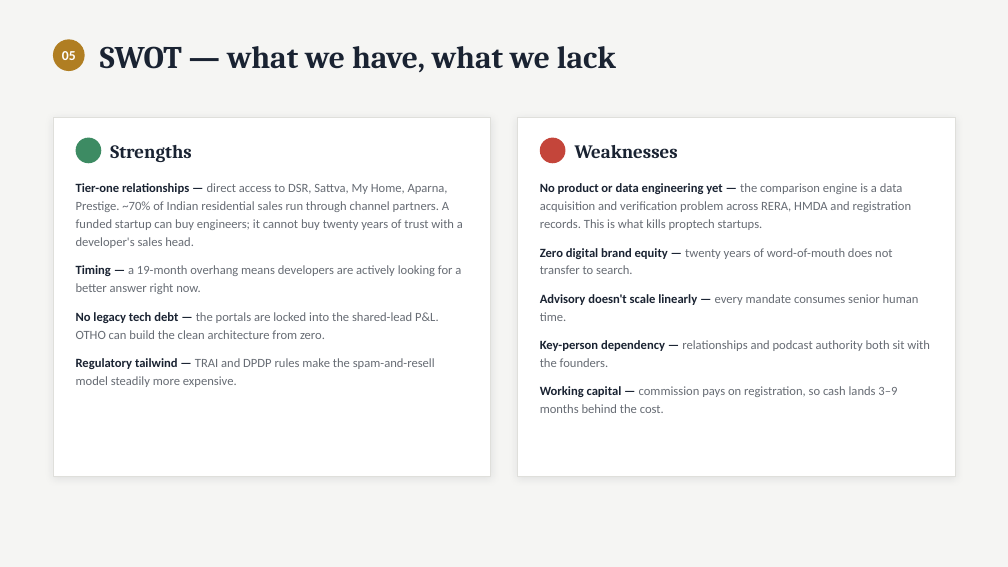
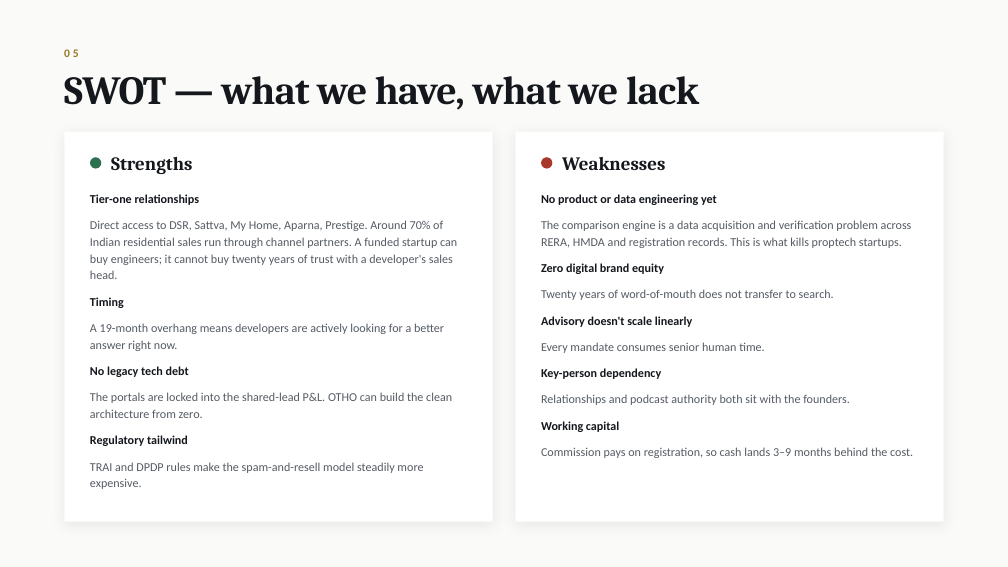
Before and after one commit to productionx-in/OTHO-REALTY, a slide deck: slide 10 of deck/Building_OTHO_ProductionX.pptx. Drawn at 1008x567 pixels with LibreOffice and Linux fonts; fonts in the diff are those of the drawing. Boxes give left, top, right and bottom in pixels: in the first picture for what was removed or moved away, otherwise in the second. Text is boxed around its words. In the diff, an @@ line names an element or a change of style, - is before the commit and + after.

```diff
--- a/deck/Building_OTHO_ProductionX.pptx
+++ b/deck/Building_OTHO_ProductionX.pptx
@@ background #F5F5F3 to #FAFAF8 @@
@@ ellipse removed at [53,39,85,71] @@
@@ text "05" at [64,49,78,57]: size 13 to 11 pt, text colour #FFFFFF to #9A7A25, letter spacing 0 to 2.6 pt; alignment centre to left @@
@@ text "SWOT — what we have, ...": place and size @@
-text "SWOT — what we have, ..." at [100,46,616,72]
+text "SWOT — what we have, ..." at [64,76,699,110]
@@ text "SWOT — what we have, ..." at [64,76,699,110]: size 30 to 38 pt, text colour #1A2332 to #14181D, letter spacing 0 to -0.6 pt @@
@@ rectangle at [64,132,493,522]: outline #DFDFDB 0.5 pt to none; shadow changed @@
@@ rectangle: place and size @@
-rectangle at [53,117,491,476]
+rectangle at [64,132,493,522]
@@ rectangle: place and size @@
-rectangle at [517,117,955,476]
+rectangle at [516,132,944,522]
@@ rectangle at [516,132,944,522]: outline #DFDFDB 0.5 pt to none; shadow changed @@
@@ ellipse: place and size @@
-ellipse at [76,138,101,163]
+ellipse at [90,157,101,169]
@@ ellipse at [90,157,101,169]: fill #3D8B63 to #2E7150 @@
@@ text "Strengths": place and size @@
-text "Strengths" at [110,145,191,162]
+text "Strengths" at [111,157,192,174]
@@ text "Strengths" at [111,157,192,174]: text colour #1A2332 to #14181D @@
@@ ellipse: place and size @@
-ellipse at [540,138,566,163]
+ellipse at [541,157,553,169]
@@ ellipse at [541,157,553,169]: fill #C4453A to #A8382C @@
@@ text "Weaknesses" at [562,157,665,170]: text colour #1A2332 to #14181D @@
@@ text "Weaknesses": place and size @@
-text "Weaknesses" at [575,145,678,158]
+text "Weaknesses" at [562,157,665,170]
@@ text at [90,194,457,489]: text changed; size 12 to 11.5 pt; text colour #676C74 to #555C64 @@
-Tier-one relationships — direct access to DSR, Sattva, My Home, Aparna, Prestige. ~70% of Indian residential sales run through channel partners. A funded startup can buy engineers; it cannot buy twenty years of trust with a developer's sales head.
-Timing — a 19-month overhang means developers are actively looking for a better answer right now.
-No legacy tech debt — the portals are locked into the shared-lead P&L. OTHO can build the clean architecture from zero.
-Regulatory tailwind — TRAI and DPDP rules make the spam-and-resell model steadily more expensive.
+Tier-one relationships
+Direct access to DSR, Sattva, My Home, Aparna, Prestige. Around 70% of Indian residential sales run through channel partners. A funded startup can buy engineers; it cannot buy twenty years of trust with a developer's sales head.
+Timing
+A 19-month overhang means developers are actively looking for a better answer right now.
+No legacy tech debt
+The portals are locked into the shared-lead P&L. OTHO can build the clean architecture from zero.
+Regulatory tailwind
+TRAI and DPDP rules make the spam-and-resell model steadily more expensive.
@@ text at [541,194,913,458]: text changed; size 12 to 11.5 pt; text colour #676C74 to #555C64 @@
-No product or data engineering yet — the comparison engine is a data acquisition and verification problem across RERA, HMDA and registration records. This is what kills proptech startups.
-Zero digital brand equity — twenty years of word-of-mouth does not transfer to search.
-Advisory doesn't scale linearly — every mandate consumes senior human time.
-Key-person dependency — relationships and podcast authority both sit with the founders.
-Working capital — commission pays on registration, so cash lands 3–9 months behind the cost.
+No product or data engineering yet
+The comparison engine is a data acquisition and verification problem across RERA, HMDA and registration records. This is what kills proptech startups.
+Zero digital brand equity
+Twenty years of word-of-mouth does not transfer to search.
+Advisory doesn't scale linearly
+Every mandate consumes senior human time.
+Key-person dependency
+Relationships and podcast authority both sit with the founders.
+Working capital
+Commission pays on registration, so cash lands 3–9 months behind the cost.
```
Also in this commit, not shown: 32 other slides changed, 2 other files.
